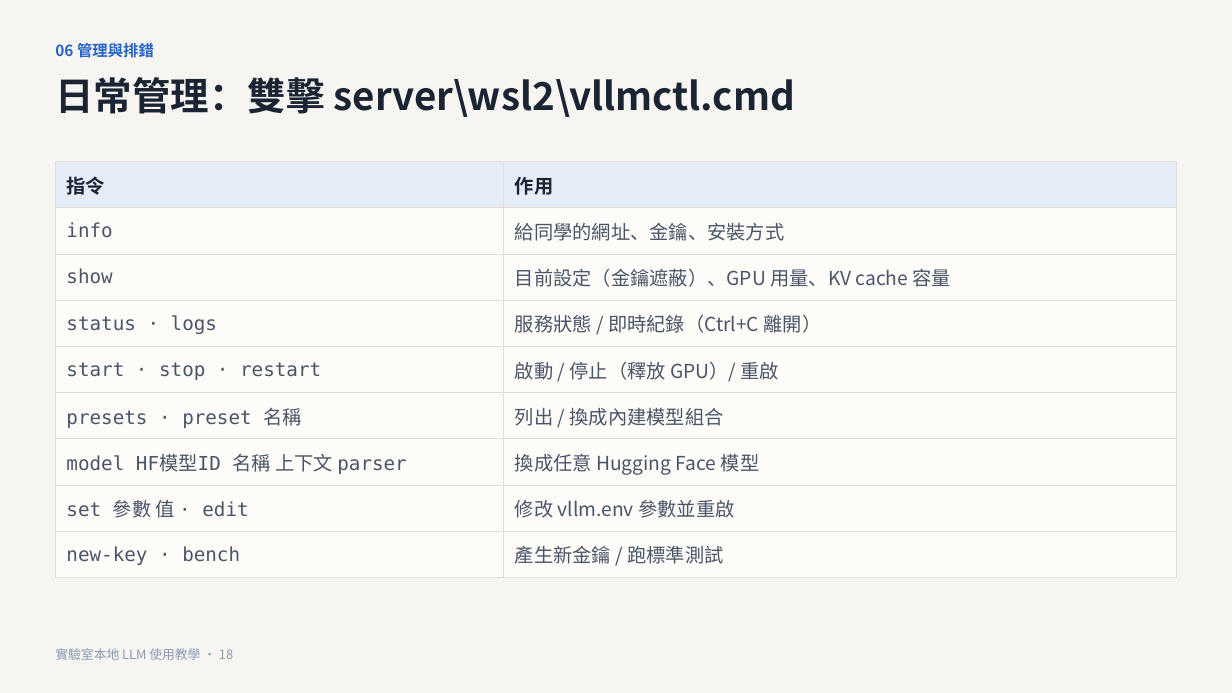
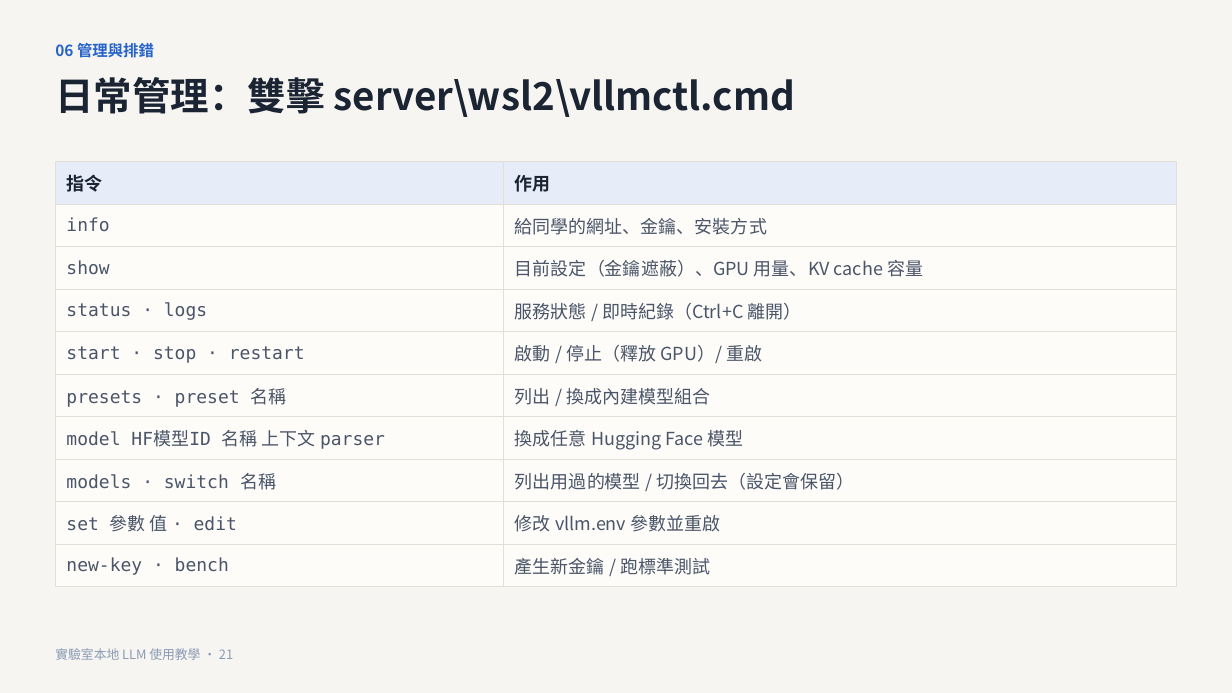
Before and after one commit to CYH4157/local-llm, a slide deck: slide 21 of docs/實驗室本地LLM使用教學.pptx (slide 18 before the commit). Drawn at 1232x693 pixels with LibreOffice and Linux fonts; fonts in the diff are those of the drawing. Boxes give left, top, right and bottom in pixels: in the first picture for what was removed or moved away, otherwise in the second. Text is boxed around its words. In the diff, an @@ line names an element or a change of style, - is before the commit and + after.

```diff
--- a/docs/實驗室本地LLM使用教學.pptx
+++ b/docs/實驗室本地LLM使用教學.pptx
@@ table at (55, 162, 1177, 587) @@
+row 8: models · switch 名稱 | 列出用過的模型 / 切換回去（設定會保留）
@@ text at (55, 648, 233, 660): text changed @@
-實驗室本地 LLM 使用教學 · 18
+實驗室本地 LLM 使用教學 · 21
```
Also in this commit, not shown: 16 other slides changed, 5 slides added, 8 other files.
